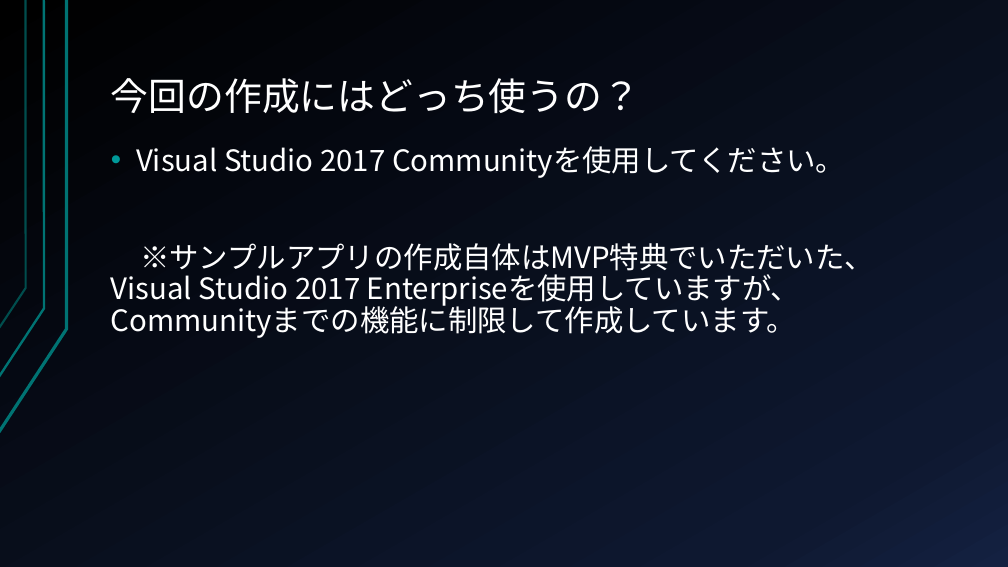
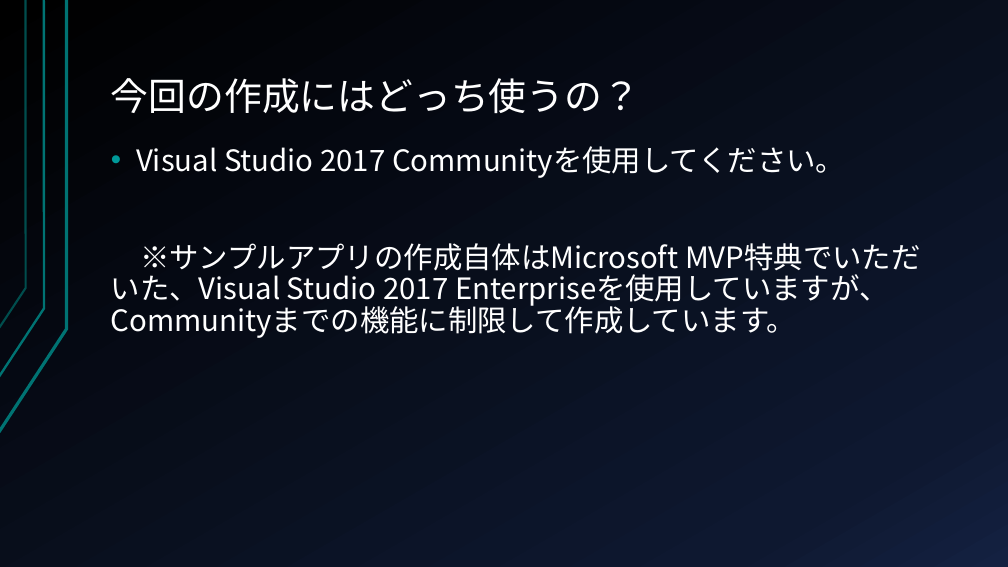
Before and after one commit to CryEarth/StorageUWPApps, a slide deck: slide 8 of チュートリアルなど.pptx. Drawn at 1008x567 pixels with LibreOffice and Linux fonts; fonts in the diff are those of the drawing. Boxes give left, top, right and bottom in pixels: in the first picture for what was removed or moved away, otherwise in the second. Text is boxed around its words. In the diff, an @@ line names an element or a change of style, - is before the commit and + after.

```diff
--- a/チュートリアルなど.pptx
+++ b/チュートリアルなど.pptx
@@ text at (111, 243, 888, 338): text changed @@
-※サンプルアプリの作成自体はMVP特典でいただいた、Visual Studio 2017 Enterpriseを使用していますが、 Communityまでの機能に制限して作成しています。
+※サンプルアプリの作成自体はMicrosoft MVP特典でいただいた、Visual Studio 2017 Enterpriseを使用していますが、 Communityまでの機能に制限して作成しています。
```
Also in this commit, not shown: 8 other slides changed, 4 other files.
